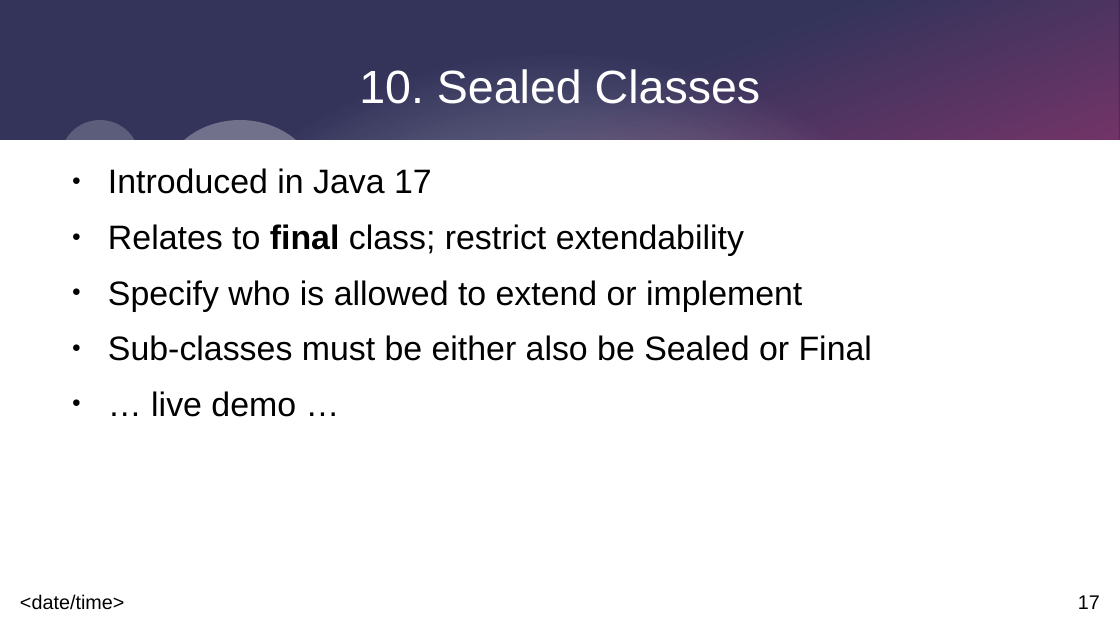
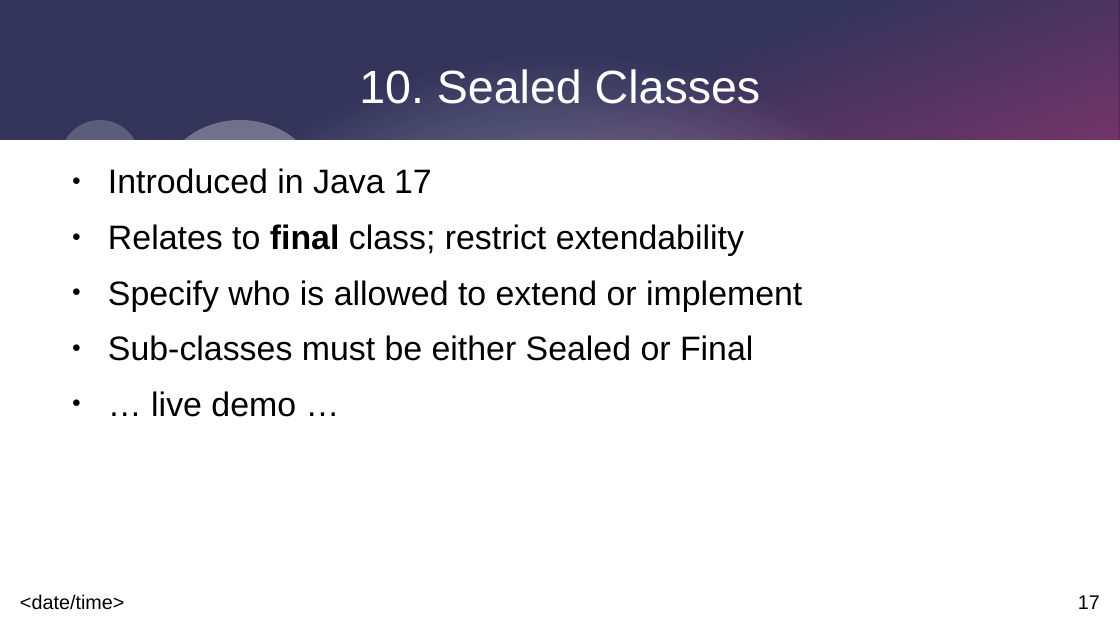
Before and after one commit to johnnyegel/Talk_JavaLatestAndGreatest, a slide deck: slide 17 of Presentation/JavaLatestAndGreatest.odp. Drawn at 1120x630 pixels with LibreOffice and Linux fonts; fonts in the diff are those of the drawing. Boxes give left, top, right and bottom in pixels: in the first picture for what was removed or moved away, otherwise in the second. Text is boxed around its words. In the diff, an @@ line names an element or a change of style, - is before the commit and + after.

Commit message:
Fixed presentation

```diff
--- a/Presentation/JavaLatestAndGreatest.odp
+++ b/Presentation/JavaLatestAndGreatest.odp
@@ text at box(108, 335, 753, 361): text changed @@
-● Sub-classes must be either also be Sealed or Final
+● Sub-classes must be either Sealed or Final
```
